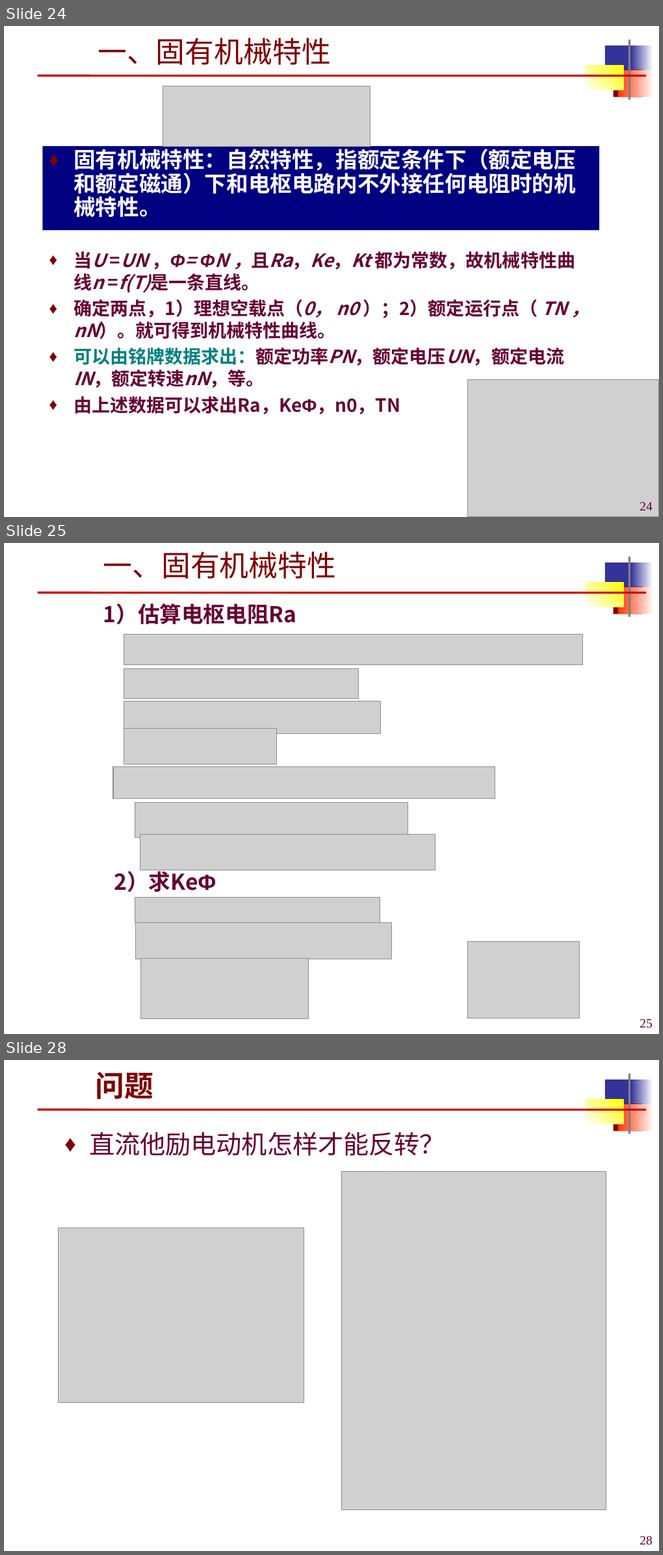
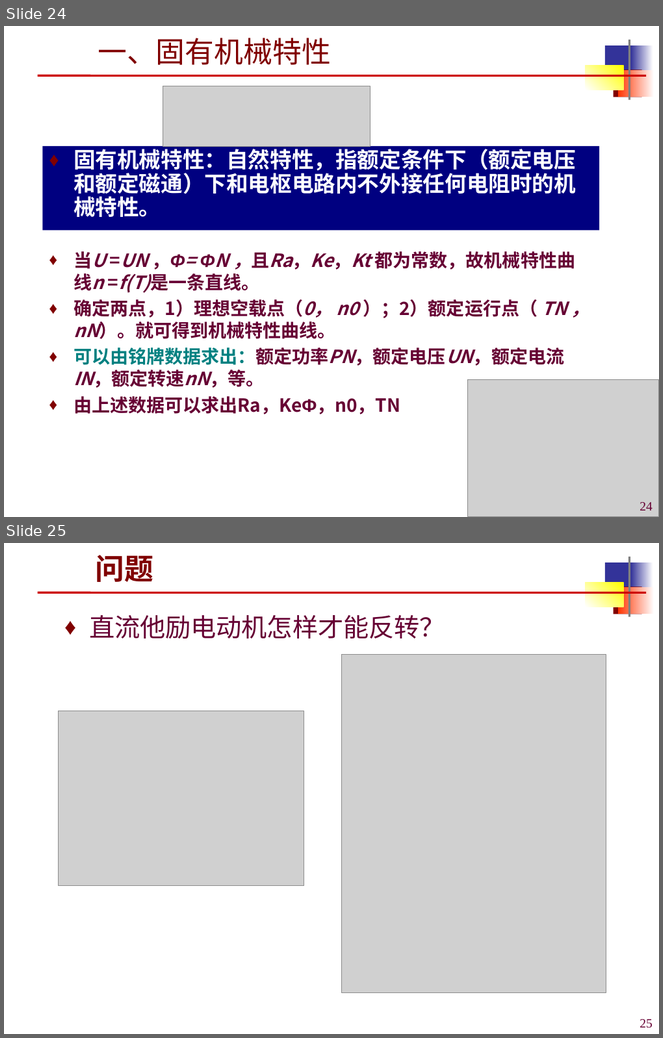
Before and after one commit to origin2007/mechatronic_transmission_control, a slide deck: 机电传动控制3-直流电机.ppt. Shown one above the other, each under a label of ours: slides 24, 25 and 28 before the commit, slides 24 and 25 after it; the slides between them are not shown. The pictures are 663x1555 and 663x1038 pixels, drawn with LibreOffice and Linux fonts; fonts in the diff are those of the drawing; grey boxes stand for pictures. Boxes give left, top, right and bottom in pixels: in the first picture for what was removed or moved away, otherwise in the second. Text is boxed around its words. In the diff, an @@ line names an element or a change of style, - is before the commit and + after.

```diff
--- a/机电传动控制3-直流电机.ppt
+++ b/机电传动控制3-直流电机.ppt
@@ slide 25 removed at bbox=[4, 543, 659, 1034], background #FFFFFF; not listed: 7 template elements that a slide beside it also shows @@
@@ title removed at bbox=[103, 551, 337, 579] @@
-一、固有机械特性
@@ text removed at bbox=[103, 603, 297, 625] @@
-1）估算电枢电阻Ra
@@ picture removed at bbox=[124, 634, 582, 665] @@
@@ picture removed at bbox=[124, 669, 358, 699] @@
@@ picture removed at bbox=[124, 702, 381, 734] @@
@@ picture removed at bbox=[124, 728, 276, 764] @@
@@ picture removed at bbox=[113, 767, 495, 799] @@
@@ picture removed at bbox=[135, 802, 408, 838] @@
@@ picture removed at bbox=[140, 835, 435, 871] @@
@@ text removed at bbox=[114, 867, 216, 893] @@
-2）求KeΦ
@@ picture removed at bbox=[135, 898, 380, 923] @@
@@ picture removed at bbox=[136, 923, 392, 959] @@
@@ picture removed at bbox=[468, 941, 579, 1019] @@
@@ picture removed at bbox=[141, 959, 309, 1019] @@
@@ page number removed at bbox=[640, 1019, 653, 1029] @@
-25
@@ what was slide 28 is now slide 25 @@
@@ page number at bbox=[640, 1019, 653, 1029]: text changed @@
-28
+25
```
Also in this commit, not shown: 4 slides changed, 10 other slides removed.
